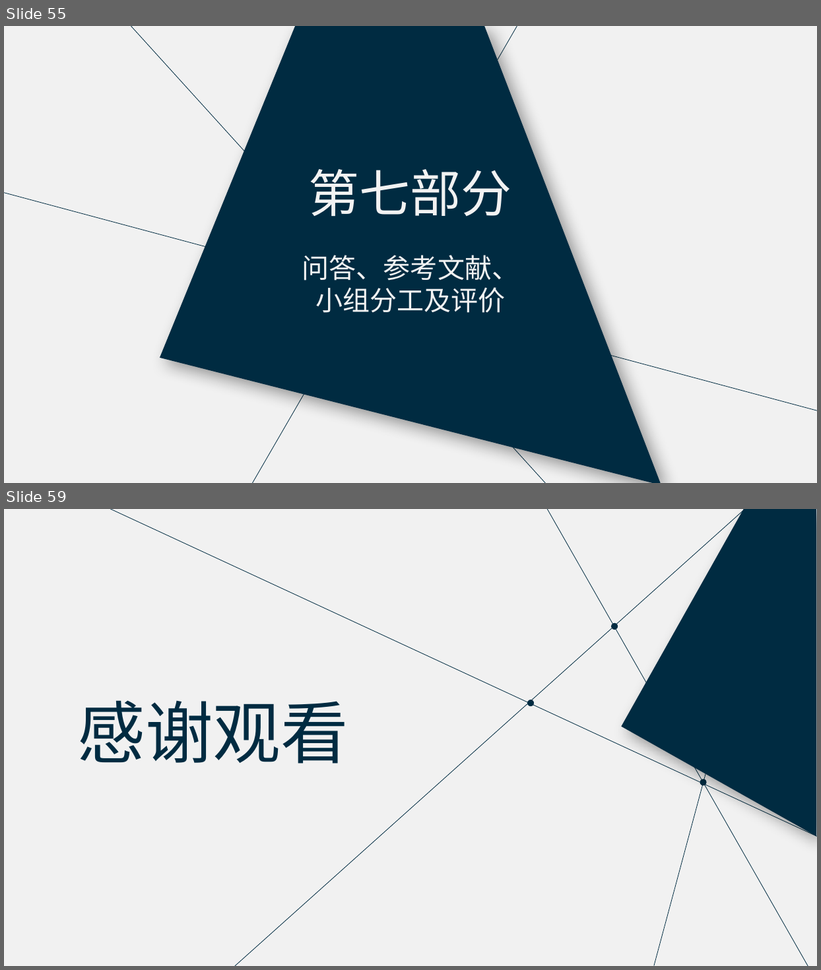
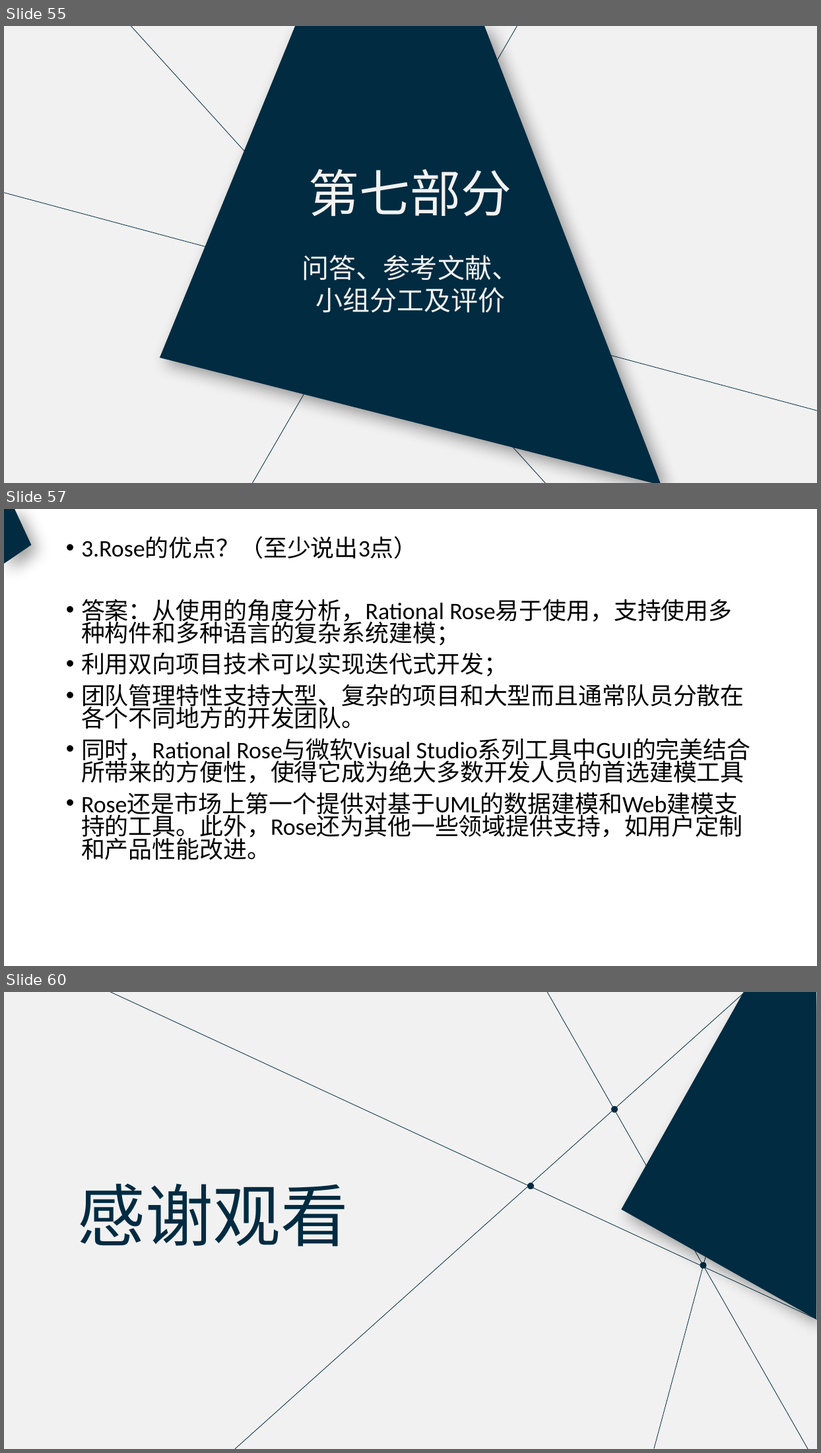
Before and after one commit to PRD2018-G18/PRD2018, a slide deck: 非受控文档/过程文档/UML工具/UML工具.pptx. Shown one above the other, each under a label of ours: slides 55 and 59 before the commit, slides 55, 57 and 60 after it; the slides between them are not shown. The pictures are 821x970 and 821x1453 pixels, drawn with LibreOffice and Linux fonts; fonts in the diff are those of the drawing. Boxes give left, top, right and bottom in pixels: in the first picture for what was removed or moved away, otherwise in the second. Text is boxed around its words. In the diff, an @@ line names an element or a change of style, - is before the commit and + after.

```diff
--- a/非受控文档/过程文档/UML工具/UML工具.pptx
+++ b/非受控文档/过程文档/UML工具/UML工具.pptx
@@ slide 57 added at [4,509,817,966], background #FFFFFF @@
@@ freeform shape added at [4,509,32,564], fill #002B41 @@
@@ text added at [81,537,745,860], 28 pt, text #000000 @@
+• 3.Rose的优点？（至少说出3点）
+• 答案：从使用的角度分析，Rational Rose易于使用，支持使用多种构件和多种语言的复杂系统建模；
+• 利用双向项目技术可以实现迭代式开发；
+• 团队管理特性支持大型、复杂的项目和大型而且通常队员分散在各个不同地方的开发团队。
+• 同时，Rational Rose与微软Visual Studio系列工具中GUI的完美结合所带来的方便性，使得它成为绝大多数开发人员的首选建模工具
+• Rose还是市场上第一个提供对基于UML的数据建模和Web建模支持的工具。此外，Rose还为其他一些领域提供支持，如用户定制和产品性能改进。
@@ what was slide 59 is now slide 60 @@
```
Also in this commit, not shown: 14 slides changed.
